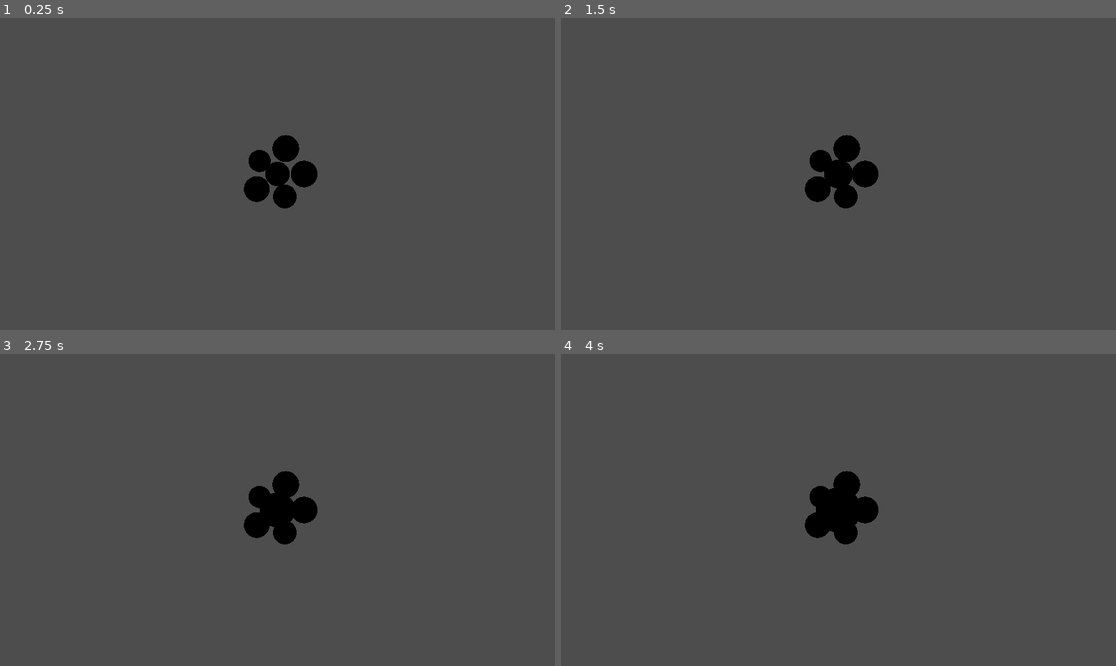
Above: before the commit, frames 1-4 (two rows, left to right).
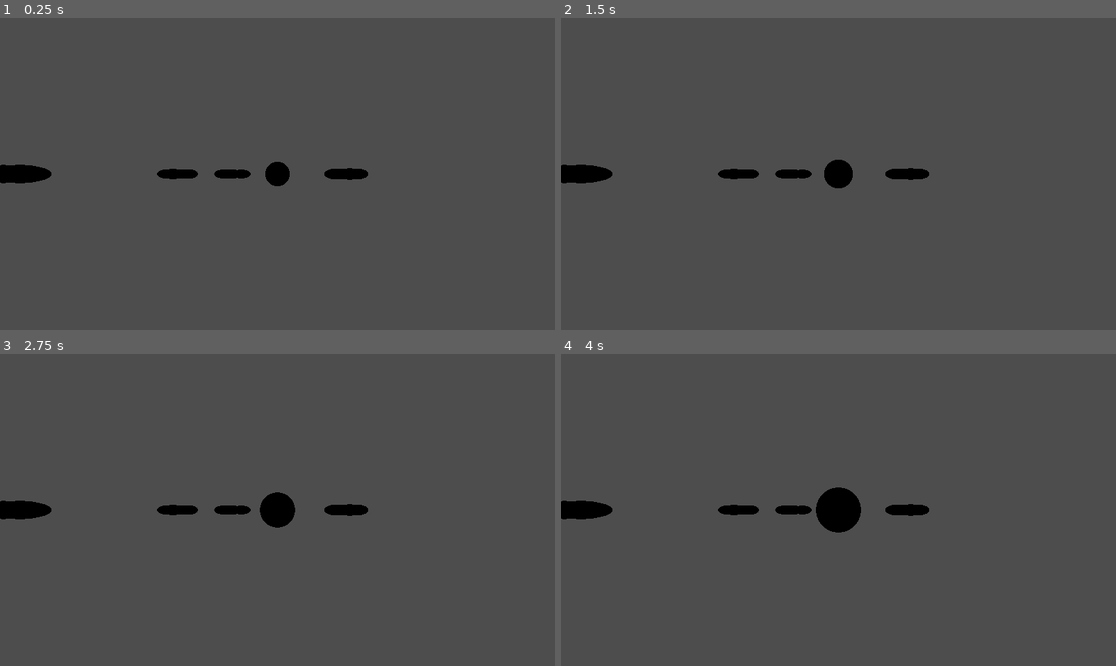
Above: after the commit, the same moments.

Repository: coillteoir/bees
Game: Godot game, scene res://root.tscn
Same seed, same stepped clock (60 frames per second), same inputs: the game is played once before the commit and once after it.
Inputs:
- Up to frame 1 (0.25 s): no input
- Up to frame 2 (1.5 s): tap Enter at 1.25 s
- Up to frame 3 (2.75 s): tap Space at 2 s
- Up to frame 4 (4 s): tap Enter at 3.5 s

The runs differ from the first frame. In frame 1, 2.5% of the frame differs, in the area x 0-67%, y 37-62%; in frame 2, 2.5%; in frame 3, 2.3%; in frame 4, 2.0%.

Commit message:
Flowers are now randomly spawned with conditions. The number of flowers spawned is decided by "flower_count". Flower oordinates are generated with at least "flower_min_distance" away from eachother Flower oordinates are generated within a bounding area "flower_area" Flower oordinates are generated with at least "flower_hive_distance" away from the origin (0,0) Added rudimentary flower mesh.

Diff:
--- a/flower.tscn
+++ b/flower.tscn
@@ -6,7 +6,30 @@
 [sub_resource type="SphereMesh" id="SphereMesh_ugt4w"]
 material = SubResource("StandardMaterial3D_gsehy")
 
+[sub_resource type="StandardMaterial3D" id="StandardMaterial3D_mbkrf"]
+albedo_color = Color(1, 1, 0, 1)
+
+[sub_resource type="SphereMesh" id="SphereMesh_w0qmh"]
+radius = 1.0
+
 [node name="Flower" type="Node3D"]
 
-[node name="MeshInstance3D" type="MeshInstance3D" parent="."]
+[node name="Center" type="MeshInstance3D" parent="."]
 mesh = SubResource("SphereMesh_ugt4w")
+surface_material_override/0 = SubResource("StandardMaterial3D_mbkrf")
+
+[node name="Petal" type="MeshInstance3D" parent="."]
+transform = Transform3D(1, 0, 0, 0, 1, 0, 0, 0, 1, 0, 0, 1)
+mesh = SubResource("SphereMesh_w0qmh")
+
+[node name="Petal2" type="MeshInstance3D" parent="."]
+transform = Transform3D(1, 0, 0, 0, 1, 0, 0, 0, 1, 1, 0, 0)
+mesh = SubResource("SphereMesh_w0qmh")
+
+[node name="Petal3" type="MeshInstance3D" parent="."]
+transform = Transform3D(1, 0, 0, 0, 1, 0, 0, 0, 1, 0, 0, -1)
+mesh = SubResource("SphereMesh_w0qmh")
+
+[node name="Petal4" type="MeshInstance3D" parent="."]
+transform = Transform3D(1, 0, 0, 0, 1, 0, 0, 0, 1, -1, 0, 0)
+mesh = SubResource("SphereMesh_w0qmh")
--- a/root.gd
+++ b/root.gd
@@ -1,13 +1,16 @@
 extends Node3D
 
-const flowers_count: int = 5
-const MAG: int = 1
+@export var flower_count: int = 10
+@export var flower_area: int = 15
+@export var flower_min_distance: int = 5
+@export var flower_hive_distance: int = 10
+
 var flower_template: PackedScene = preload("res://flower.tscn")
 var flowers: Array = []
 
 
 func _init():
-	for i in range(flowers_count):
+	for i in range(flower_count):
 		var new_flower = flower_template.instantiate()
 
 		flowers.append(new_flower)
@@ -15,7 +18,33 @@
 
 
 func _ready():
-	for i in range(flowers.size()):
-		flowers[i].global_position.x = MAG * cos(i * TAU / flowers_count)
-		flowers[i].global_position.z = randf_range(-MAG, MAG)
-		flowers[i].global_position.y = MAG * sin(i * TAU / flowers_count)
+	generate_flower_coords(flower_count, flower_min_distance, flower_area, flower_hive_distance)
+
+
+
+# Function to generate flowers coordinates
+# Flower oordinates are generated with at least "flower_min_distance" away from eachother
+# Flower oordinates are generated within a bounding area "flower_area"
+# Flower oordinates are generated with at least "flower_hive_distance" away from the origin (0,0)
+func generate_flower_coords(flower_count: int, flower_min_distance: float, flower_area: int, flower_hive_distance: float):
+	var points = []
+	while points.size() < flower_count:
+		var new_point = Vector2(randf_range(-flower_area, flower_area), randf_range(-flower_area, flower_area))
+
+		# Check if the new point is at least min_distance_origin away from the origin (0, 0)
+		if new_point.length() < flower_hive_distance:
+			continue
+
+		var valid = true
+
+		# Check if the new point is at least min_distance away from existing points
+		for existing_point in points:
+			if new_point.distance_to(existing_point) < flower_min_distance:
+				valid = false
+				break
+
+		# Add the new point if it's valid
+		if valid:
+			flowers[points.size()].global_position.x = new_point.x
+			flowers[points.size()].global_position.z = new_point.y
+			points.append(new_point)
Not shown: 1 places in flower.tscn that only renumber resources
Not shown, changed: README.md
